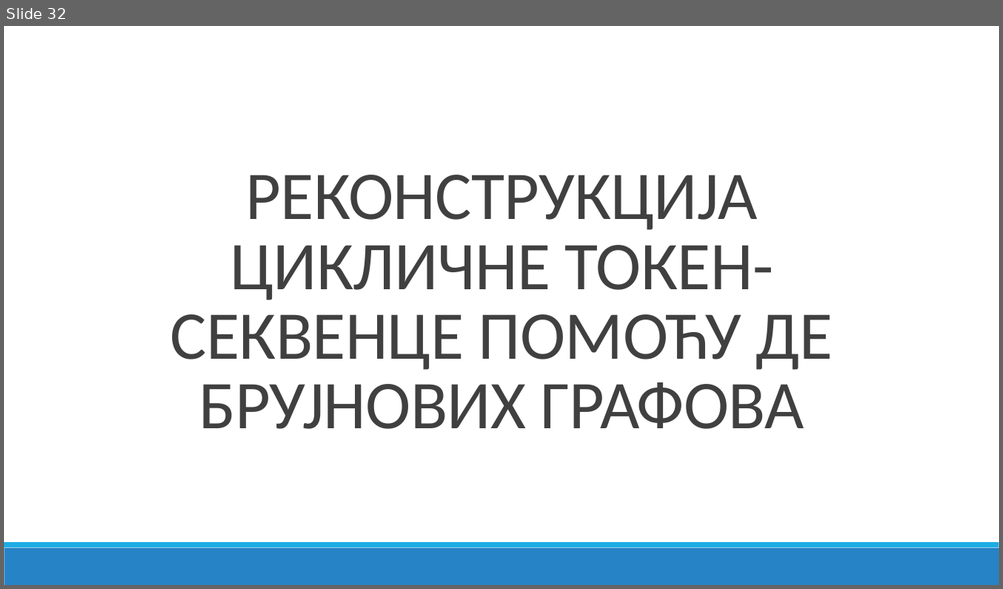
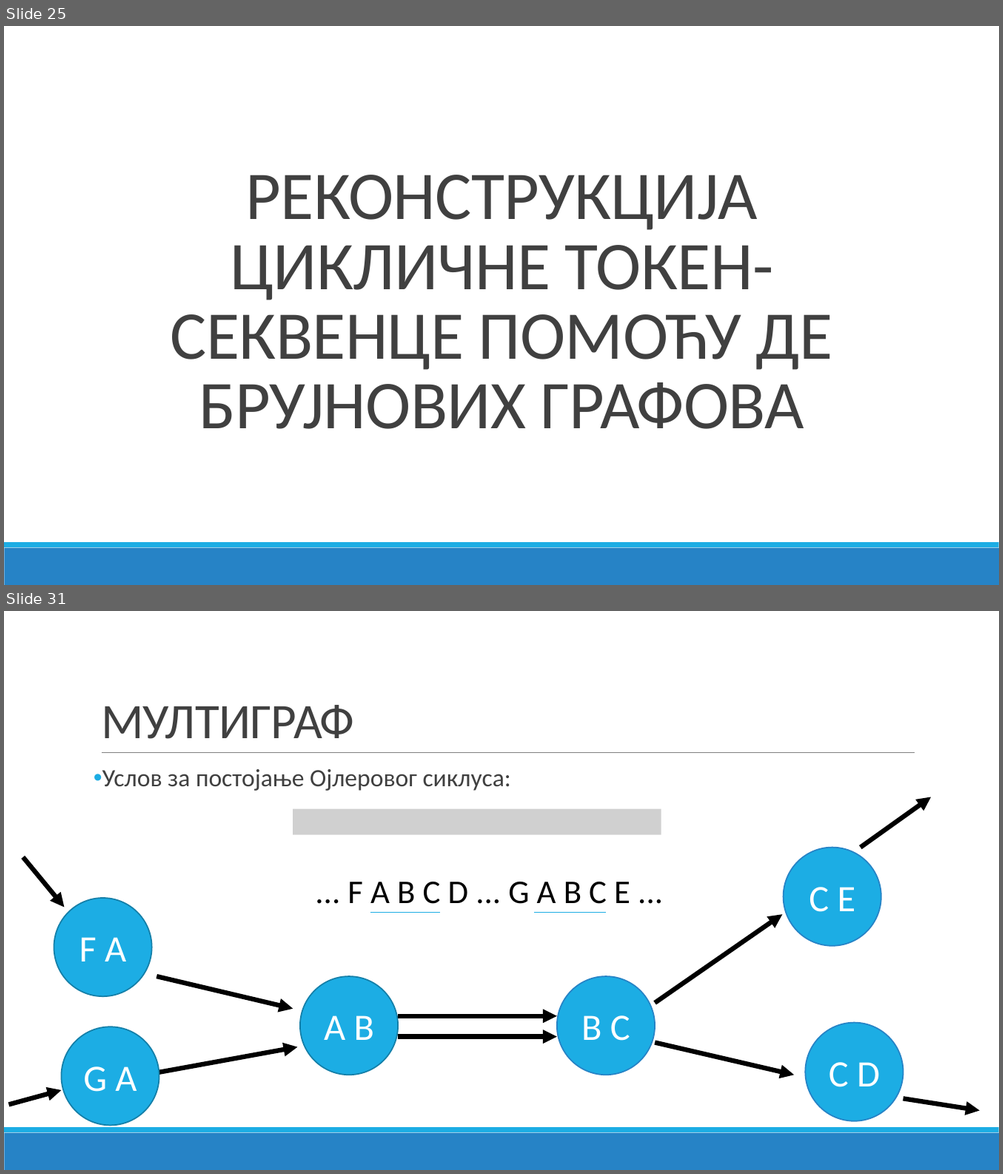
Before and after one commit to bxgda/diplomski-rad, a slide deck: PREZENTACIJA_JB.pptx. Shown one above the other, each under a label of ours: slide 32 before the commit, slides 25 and 31 after it; the slides between them are not shown. The pictures are 1003x589 and 1003x1174 pixels, drawn with LibreOffice and Linux fonts; fonts in the diff are those of the drawing; grey boxes stand for pictures. Boxes give left, top, right and bottom in pixels: in the first picture for what was removed or moved away, otherwise in the second. Text is boxed around its words. In the diff, an @@ line names an element or a change of style, - is before the commit and + after.

```diff
--- a/PREZENTACIJA_JB.pptx
+++ b/PREZENTACIJA_JB.pptx
@@ slide 31 added at box(4, 611, 999, 1170), background #FFFFFF; not listed: 2 template elements that a slide beside it also shows @@
@@ title added at box(101, 705, 354, 739), 48 pt, text #404040 @@
+МУЛТИГРАФ
@@ line added from (102, 753) to (915, 753), #808080 0.5 pt @@
@@ text added at box(102, 769, 511, 791), 24 pt, text #404040 @@
+• Услов за постојање Ојлеровог сиклуса:
@@ picture added at box(293, 809, 660, 835) @@
@@ arrow added from (860, 848) to (930, 797), #000000 4.5 pt @@
@@ ellipse added at box(783, 848, 881, 946), fill #1CADE4, outline #2683C6 1.25 pt, 36 pt, text #FFFFFF @@
+C E
@@ arrow added from (23, 857) to (65, 907), #000000 4.5 pt @@
@@ ellipse added at box(54, 898, 152, 997), fill #1CADE4, outline #1580A9 1.25 pt, 36 pt, text #FFFFFF @@
+F A
@@ text added at box(347, 882, 630, 904), 32 pt, text #000000 @@
+... F A B C D ... G A B C E ...
@@ line added from (370, 912) to (440, 912), #1CADE4 1 pt @@
@@ line added from (534, 912) to (606, 912), #1CADE4 1 pt @@
@@ arrow added from (654, 1003) to (782, 914), #000000 4.5 pt @@
@@ arrow added from (157, 977) to (293, 1008), #000000 4.5 pt @@
@@ ellipse added at box(300, 977, 398, 1075), fill #1CADE4, outline #1580A9 1.25 pt, 36 pt, text #FFFFFF @@
+A B
@@ ellipse added at box(557, 977, 654, 1075), fill #1CADE4, outline #2683C6 1.25 pt, 36 pt, text #FFFFFF @@
+B C
@@ ellipse added at box(62, 1028, 159, 1126), fill #1CADE4, outline #1580A9 1.25 pt, 36 pt, text #FFFFFF @@
+G A
@@ arrow added from (398, 1016) to (557, 1016), #000000 4.5 pt @@
@@ ellipse added at box(805, 1023, 903, 1122), fill #1CADE4, outline #2683C6 1.25 pt, 36 pt, text #FFFFFF @@
+C D
@@ arrow added from (138, 1076) to (297, 1048), #000000 4.5 pt @@
@@ arrow added from (398, 1037) to (557, 1037), #000000 4.5 pt @@
@@ arrow added from (654, 1043) to (794, 1075), #000000 4.5 pt @@
@@ arrow added from (8, 1105) to (62, 1091), #000000 4.5 pt @@
@@ arrow added from (903, 1099) to (979, 1111), #000000 4.5 pt @@
@@ what was slide 32 is now slide 25 @@
```
Also in this commit, not shown: 2 slides changed, 14 other slides added, 8 slides removed.
